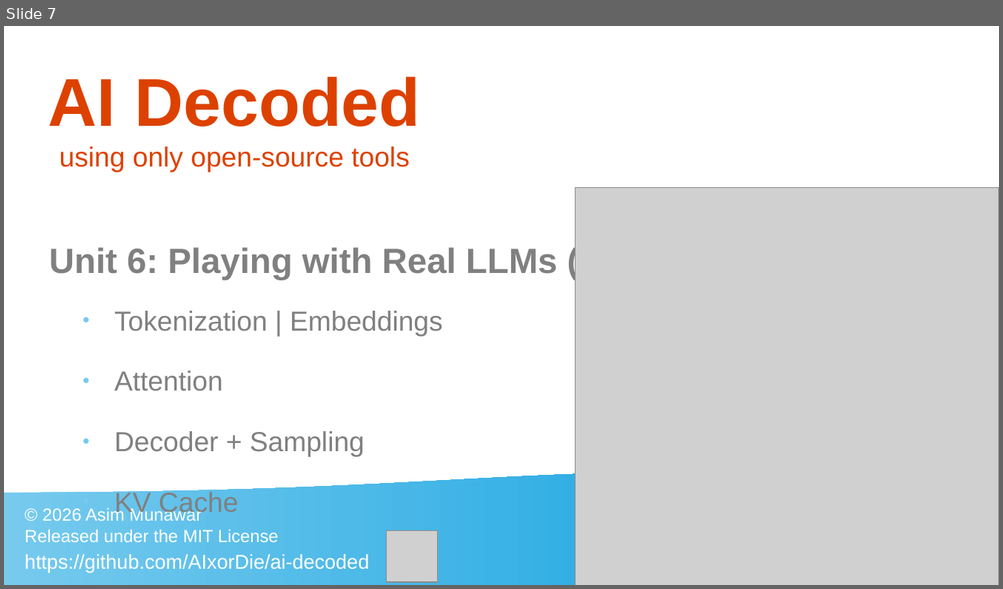
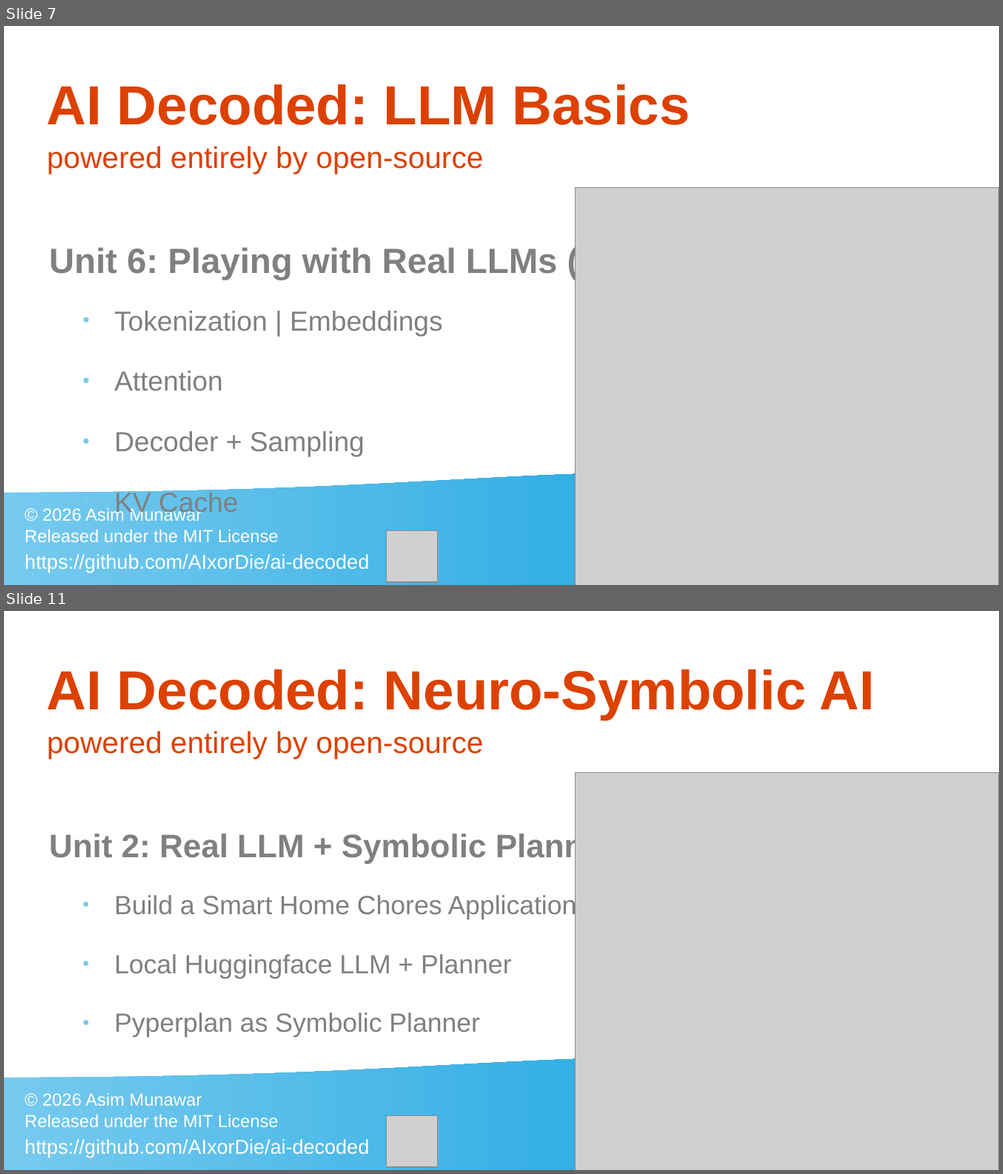
Before and after one commit to AIxorDie/ai-decoded, a slide deck: helping_materials/Thumbnails.odp. Shown one above the other, each under a label of ours: slide 7 before the commit, slides 7 and 11 after it; the slides between them are not shown. The pictures are 1003x589 and 1003x1174 pixels, drawn with LibreOffice and Linux fonts; fonts in the diff are those of the drawing; grey boxes stand for pictures. Boxes give left, top, right and bottom in pixels: in the first picture for what was removed or moved away, otherwise in the second. Text is boxed around its words. In the diff, an @@ line names an element or a change of style, - is before the commit and + after.

```diff
--- a/helping_materials/Thumbnails.odp
+++ b/helping_materials/Thumbnails.odp
@@ slide 11 added at [4, 611, 999, 1170], background #FFFFFF; not listed: 1 template element that a slide beside it also shows @@
@@ title added at [47, 669, 874, 758], 24 pt, text #DD4100 @@
+AI Decoded: Neuro-Symbolic AI
+powered entirely by open-source
@@ picture added at [575, 772, 999, 1170] @@
@@ title added at [49, 832, 614, 864], 26 pt, text #808080, bold @@
+Unit 2: Real LLM + Symbolic Planner
@@ text added at [114, 894, 577, 1037], 21 pt, text #808080 @@
+● Build a Smart Home Chores Application
+● Local Huggingface LLM + Planner
+● Pyperplan as Symbolic Planner
@@ text added at [25, 1093, 279, 1128], 14 pt, text #FFFFFF @@
+© 2026 Asim Munawar
+Released under the MIT License
@@ picture added at [387, 1116, 438, 1167] @@
@@ text added at [25, 1139, 369, 1158], 16 pt, text #FFFFFF @@
+https://github.com/AIxorDie/ai-decoded
@@ slide 7 changed as well @@
@@ title at [47, 84, 689, 173]: text changed; size 22 to 24 pt @@
-AI Decoded
-using only open-source tools
+AI Decoded: LLM Basics
+powered entirely by open-source
```
Also in this commit, not shown: 6 other slides changed, 3 other slides added, 9 other files.
